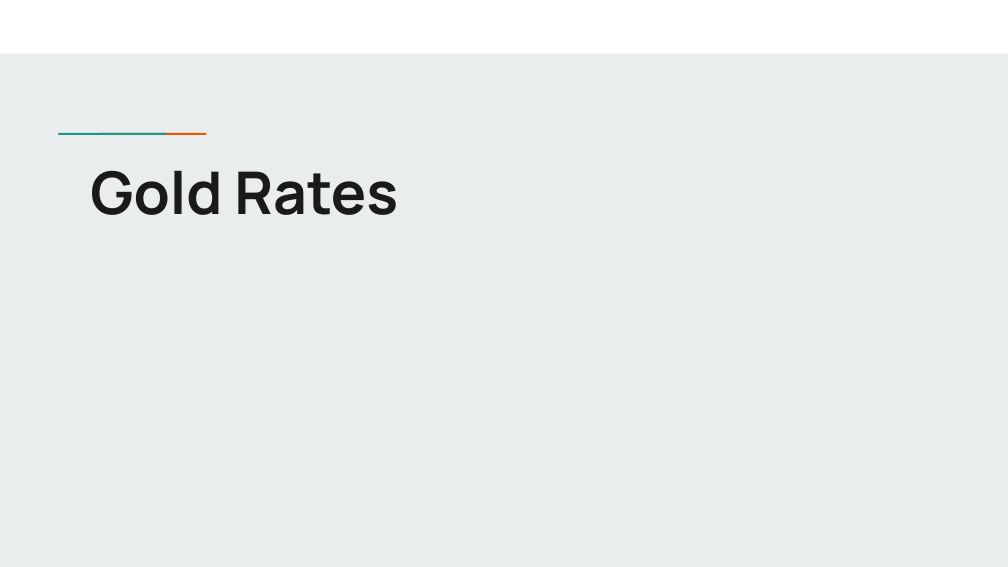
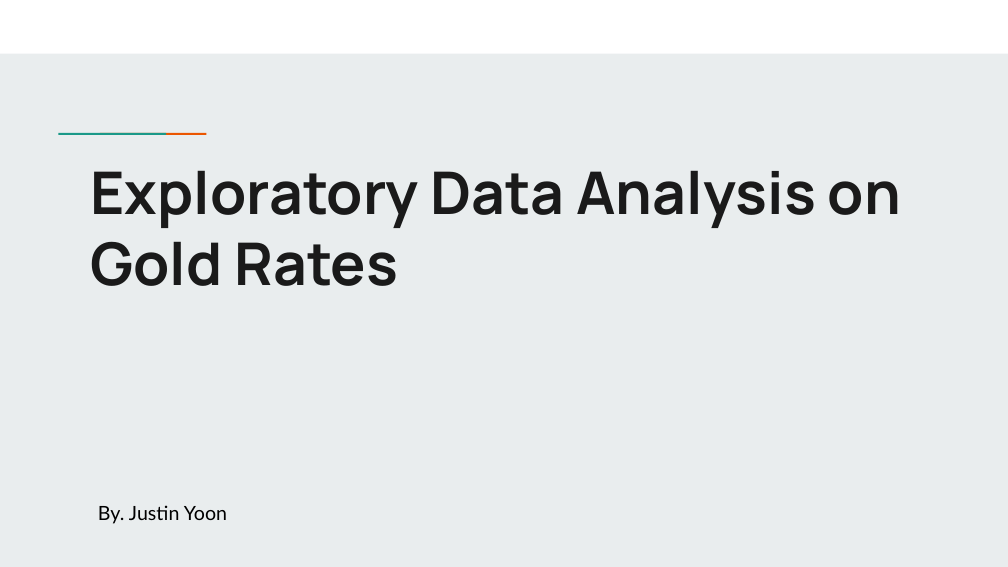
Before and after one commit to jkhy0508/Python_Gold_Rates, a slide deck: slide 1 of Gold Rates_Python Project.pptx. Drawn at 1008x567 pixels with LibreOffice and Linux fonts; fonts in the diff are those of the drawing. Boxes give left, top, right and bottom in pixels: in the first picture for what was removed or moved away, otherwise in the second. Text is boxed around its words. In the diff, an @@ line names an element or a change of style, - is before the commit and + after.

```diff
--- a/Gold Rates_Python Project.pptx
+++ b/Gold Rates_Python Project.pptx
@@ title at [90, 170, 901, 286]: text changed @@
-Gold Rates
+Exploratory Data Analysis on Gold Rates
@@ text added at [98, 505, 227, 524], 14 pt, text #000000 @@
+By. Justin Yoon
```
Also in this commit, not shown: 2 other slides changed, 1 slide added, 1 slide removed.
